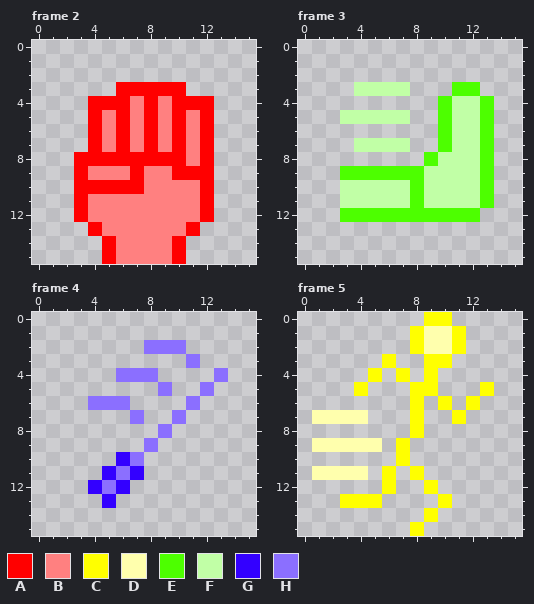
Two states of a pixel-art file, GWS/Sprites/HUD/Inputs.ase. The picture above is the old version.
16x16 pixels, 11 frames. Colours within 5 levels of each other are drawn and written as one. Shown: frame 2, frame 3, frame 4, frame 5. The commit also changed other frames, which this record leaves out.
Palette (. is transparent): A #ff0000  B #ff8080  C #ffff00  D #ffffad  E #4dff00  F #c1ffa6  G #3300ff  H #8b6fff
Pixels before, frame 2, first column x 3:
 3 ...AAAAA..
 4 .AAABABAAA
 5 .ABABABABA
 6 .ABABABABA
 7 .ABABABABA
 8 AAAAAAAABA
 9 ABBBABBAAA
10 AAAAABBBBA
11 ABBBBBBBBA
12 ABBBBBBBBA
13 .ABBBBBBA.
14 ..ABBBBA..
15 ..ABBBBA..
Pixels before, frame 3, first column x 3:
 3 .FFFF...EE.
 4 .......EFFE
 5 FFFFF..EFFE
 6 .......EFFE
 7 .FFFF..EFFE
 8 ......EFFFE
 9 EEEEEEFFFFE
10 FFFFFEFFFFE
11 FFFFFEFFFFE
12 EEEEEEEEEE.
Pixels before, frame 4, first column x 4:
 2 ....HHH...
 3 .......H..
 4 ..HHH....H
 5 .....H..H.
 6 HHH....H..
 7 ...H..H...
 8 .....H....
 9 ....H.....
10 ..GH......
11 .GHG......
12 GHG.......
13 .G........
Pixels before, frame 5, first column x 1:
 0 ........CC...
 1 .......CDDC..
 2 .......CDDC..
 3 .....C..CC...
 4 ....C.C.C....
 5 ...C...CC...C
 6 .......C.C.C.
 7 DDDD...C..C..
 8 .......C.....
 9 DDDDD.C......
10 ......C......
11 DDDD.C.C.....
12 .....C..C....
13 ..CCC....C...
14 ........C....
15 .......C.....
After the commit:
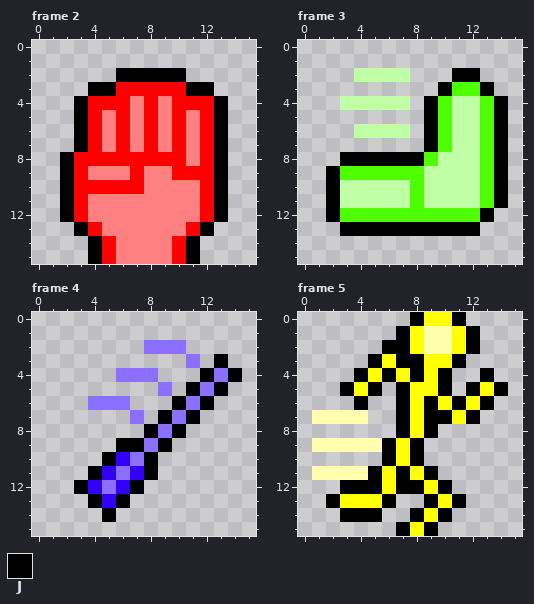
Colours new in this view: J #000000
Change:
Changed rows in their new state; - is an unchanged pixel.
Frame 2:
first column x 2:
 2 ----JJJJJ---
 3 --JJ-----JJ-
 4 -J---------J
 5 -J---------J
 6 -J---------J
 7 -J---------J
 8 J----------J
 9 J----------J
10 J----------J
11 J----------J
12 J----------J
13 -J--------J-
14 --J------J--
15 --J------J--
Frame 3:
first column x 2:
 2 --FFFF---JJ--
 3 --....--J--J-
 4 -FFFFF-J----J
 5 -.....-J----J
 6 --FFFF-J----J
 7 --....-J----J
 8 -JJJJJJ-----J
 9 J-----------J
10 J-----------J
11 J-----------J
12 J----------J-
13 -JJJJJJJJJJ--
Frame 4:
first column x 3:
 3 ----------J-
 4 ---------J-J
 5 --------J-J-
 6 -------J-J--
 7 ------J-J---
 8 -----J-J----
 9 ---JJ-J-----
10 --J--J------
11 -J---J------
12 J---J-------
13 -J-J--------
14 --J---------
Frame 5:
first column x 2:
 0 ------J--J---
 1 -----J----J--
 2 ----JJ----J--
 3 ---J-JJ--J---
 4 --J-J-J-J--J-
 5 -J-J-J--J-J-J
 6 --J--J-J-J-J-
 7 -----J-JJ-J--
 8 -----J-J-----
 9 ----J-J------
10 ----J-J------
11 ---J-J-J-----
12 -JJJ-JJ-J----
13 J---J--J-J---
14 -JJJ--J-J----
15 -----J-J-----
